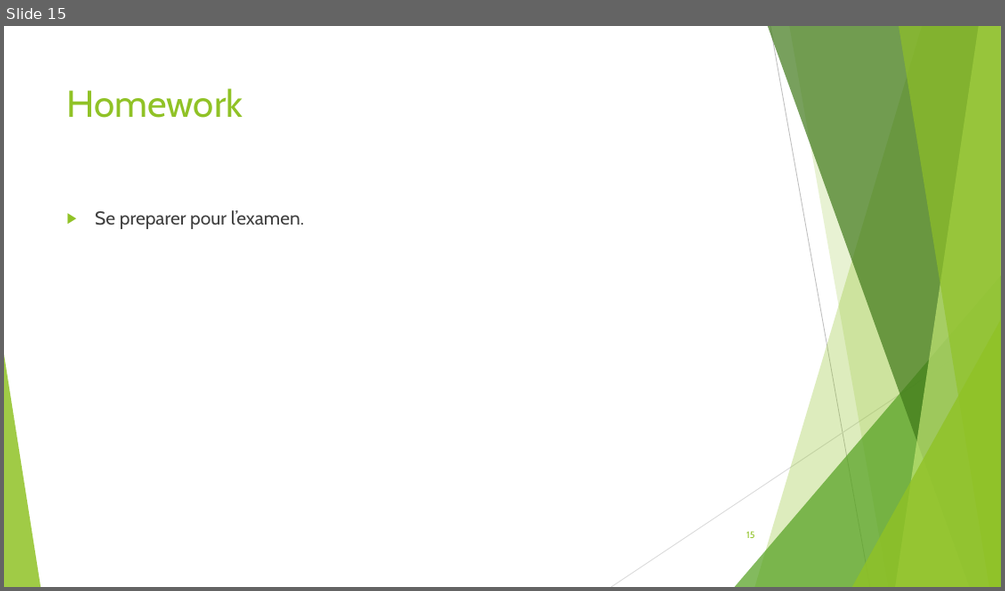
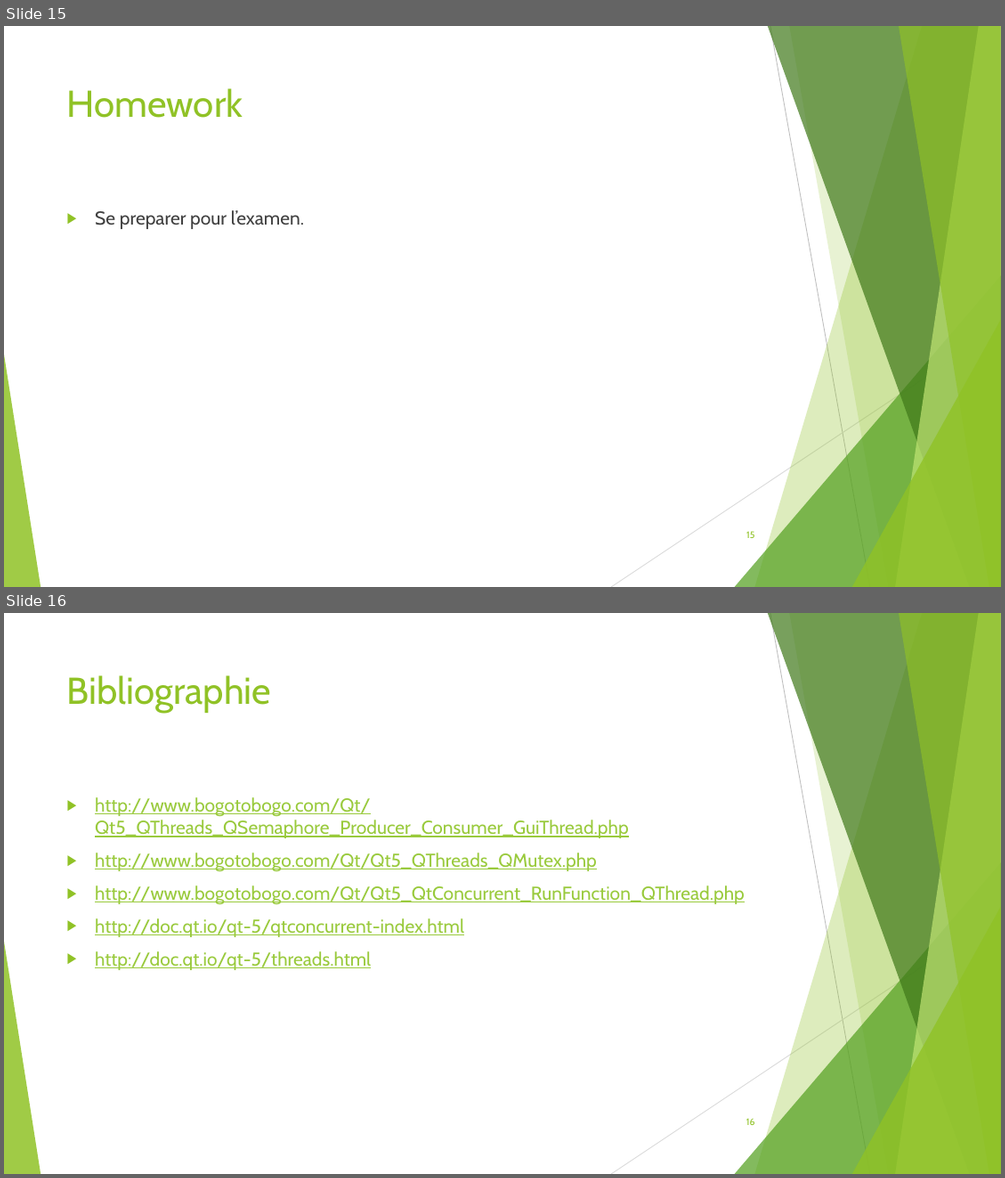
Before and after one commit to Drakesinger/QtConcurrent-Barber, a slide deck: presentation/QThread & QtConcurrent.pptx. Shown one above the other, each under a label of ours: slide 15 before the commit, slides 15 and 16 after it. The pictures are 1005x591 and 1005x1178 pixels, drawn with LibreOffice and Linux fonts; fonts in the diff are those of the drawing. Boxes give left, top, right and bottom in pixels: in the first picture for what was removed or moved away, otherwise in the second. Text is boxed around its words. In the diff, an @@ line names an element or a change of style, - is before the commit and + after.

```diff
--- a/presentation/QThread & QtConcurrent.pptx
+++ b/presentation/QThread & QtConcurrent.pptx
@@ slide 16 added at (x1=4, y1=613, x2=1001, y2=1174), background #FFFFFF; not listed: 10 template elements that a slide beside it also shows @@
@@ title added at (x1=67, y1=675, x2=272, y2=713), 36 pt, text #90C226 @@
+Bibliographie
@@ text added at (x1=95, y1=797, x2=744, y2=970), 18 pt, text #99CA3C, underline @@
+▶ http://www.bogotobogo.com/Qt/Qt5_QThreads_QSemaphore_Producer_Consumer_GuiThread.php
+▶ http://www.bogotobogo.com/Qt/Qt5_QThreads_QMutex.php
+▶ http://www.bogotobogo.com/Qt/Qt5_QtConcurrent_RunFunction_QThread.php
+▶ http://doc.qt.io/qt-5/qtconcurrent-index.html
+▶ http://doc.qt.io/qt-5/threads.html
@@ page number added at (x1=746, y1=1118, x2=755, y2=1125), 9 pt, text #90C226 @@
+16
```
Also in this commit, not shown: 1 slide changed.
